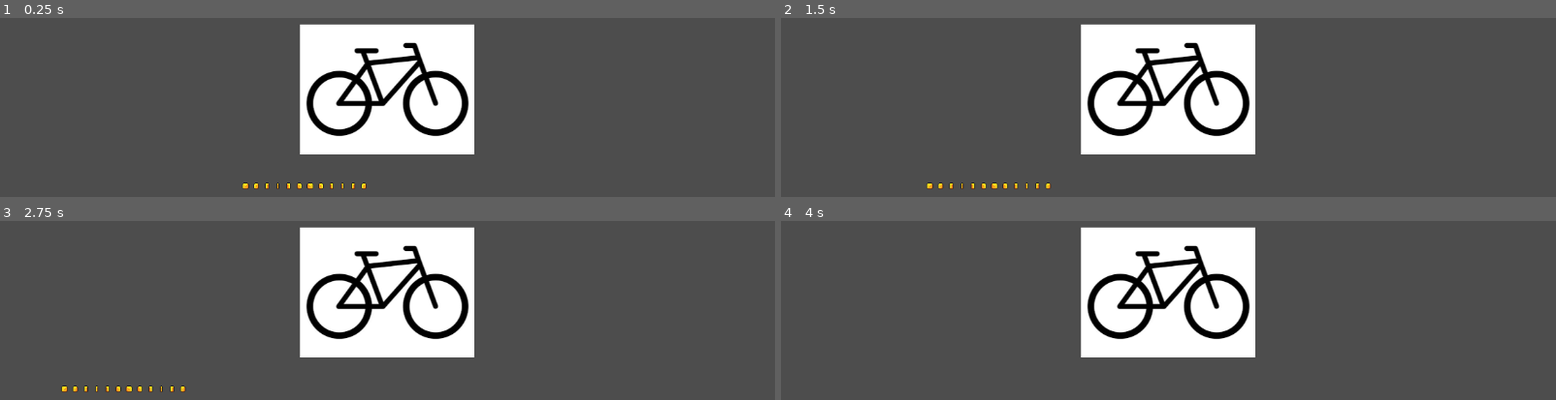
Above: before the commit, frames 1-4 (two rows, left to right).
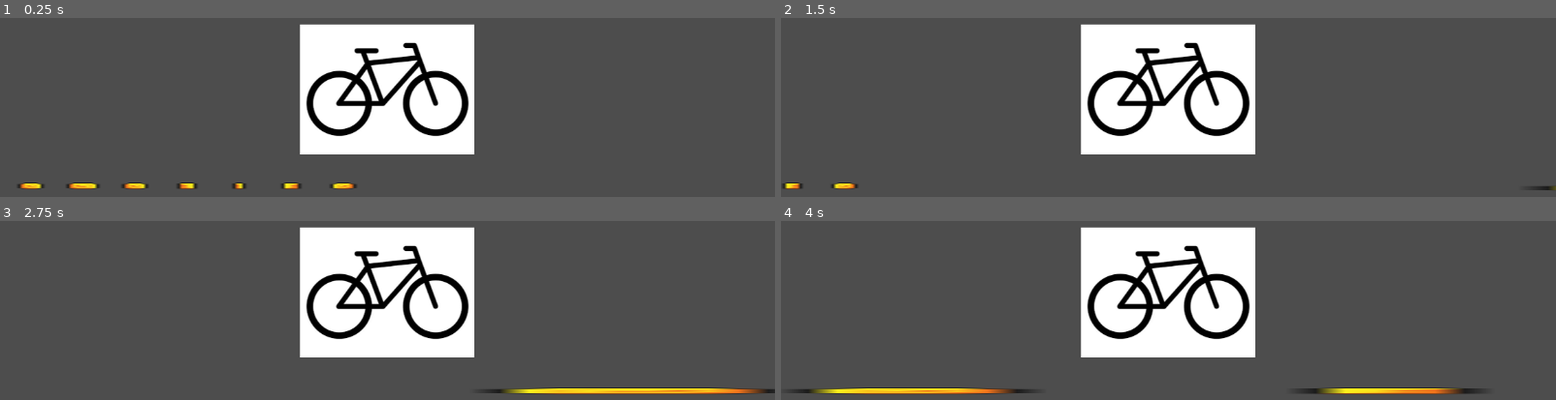
Above: after the commit, the same moments.

Repository: andreaTheCoder/brackeysgamejam
Game: Godot game, scene res://scenes/game.tscn
Two runs of this game, one before a commit and one after it. Both use one fixed random seed, a clock stepped at 60 frames per second and the inputs below.
Inputs:
- Up to frame 1 (0.25 s): no input
- Up to frame 2 (1.5 s): tap Enter at 0.5 s; hold Right (forward) 0.53-1.28 s; hold Down (down) from 1.28 s (still down)
- Up to frame 3 (2.75 s): release Down (down) at 2.03 s; hold Right (forward) from 2.03 s (still down)
- Up to frame 4 (4 s): release Right (forward) at 3.53 s; hold Down (down) from 3.53 s (still down)

The runs differ from the first frame. In frame 1, 0.8% of the frame differs, in the area x 2-48%, y 91-96%; in frame 2, 0.5%; in frame 3, 1.5%; in frame 4, 1.8%, in the area x 1-91%, y 92-97%.

Commit message:
fixed x-deceleration

Diff:
--- a/project.godot
+++ b/project.godot
@@ -31,11 +31,13 @@
 up={
 "deadzone": 0.2,
 "events": [Object(InputEventKey,"resource_local_to_scene":false,"resource_name":"","device":-1,"window_id":0,"alt_press …(195 unchanged characters)…
+, Object(InputEventKey,"resource_local_to_scene":false,"resource_name":"","device":-1,"window_id":0,"alt_pressed":false,"shift_pressed":false,"ctrl_pressed":false,"meta_pressed":false,"pressed":false,"keycode":0,"physical_keycode":87,"key_label":0,"unicode":119,"location":0,"echo":false,"script":null)
 ]
 }
 down={
 "deadzone": 0.2,
 "events": [Object(InputEventKey,"resource_local_to_scene":false,"resource_name":"","device":-1,"window_id":0,"alt_press …(195 unchanged characters)…
+, Object(InputEventKey,"resource_local_to_scene":false,"resource_name":"","device":-1,"window_id":0,"alt_pressed":false,"shift_pressed":false,"ctrl_pressed":false,"meta_pressed":false,"pressed":false,"keycode":0,"physical_keycode":83,"key_label":0,"unicode":115,"location":0,"echo":false,"script":null)
 ]
 }
 reset={
--- a/scenes/game.tscn
+++ b/scenes/game.tscn
@@ -16,5 +16,11 @@
 script = ExtResource("2_yqjtg")
 
 [node name="Coin" type="Sprite2D" parent="."]
-position = Vector2(-123, 146)
+position = Vector2(-491.5, 146)
+scale = Vector2(4.83854, 1)
 texture = ExtResource("3_lnu2h")
+
+[node name="Coin" type="Sprite2D" parent="Coin"]
+position = Vector2(1152.5, 3)
+scale = Vector2(9.17188, 1)
+texture = ExtResource("3_lnu2h")
--- a/scripts/bike.gd
+++ b/scripts/bike.gd
@@ -1,20 +1,33 @@
 extends CharacterBody2D
 
+# X direction movement
+const ACCELERATION = 1000.0
+const MAX_SPEED = 4000
+const BRAKE_SPEED = 1000 # rate at which you decelerate when spacebar is not pressed
 
-const SPEED = 300.0
-const ACCELERATION = 500.0
-const MAX_SPEED = 4000
-const BRAKE_SPEED = 10
+# Y direciton movement
+var y_direction = 1 #1 means down, -1 means up
+
+# Lane Boundaries
+const MAX_Y_POS = 400
+const MIN_Y_POS = -400
 
 func _physics_process(delta: float) -> void:
-	# Handle jump.
+	# Handle forward movement.
 	if Input.is_action_pressed("forward"):
-		velocity.x += clamp(ACCELERATION*delta, 0, MAX_SPEED)
+		velocity.x += clamp(ACCELERATION*delta, 0, MAX_SPEED) # Add the acceleration to the speed, but only until max speed
 	else:
-		velocity.x = clamp((velocity.x - BRAKE_SPEED) *delta, MAX_SPEED, 0)
+		velocity.x = max(velocity.x - BRAKE_SPEED*delta, 0) # Set velocity to the velocity minus the deceleration, but cap at 0
 
 	print(velocity.x)
+
 	# Get the input direction and handle the movement/deceleration.
+	#y_direction = Input.get_axis("up", "down")
+	#print(y_direction)
+	#if y_direction>0: # bike is moving down
+	#	velocity.y= clamp(ACCELERATION*delta, 0, MAX_SPEED)
 
+	#else:
+	#	velocity.y = clamp((velocity.y - BRAKE_SPEED) *delta, MAX_SPEED, 0)
 
 	move_and_slide()
